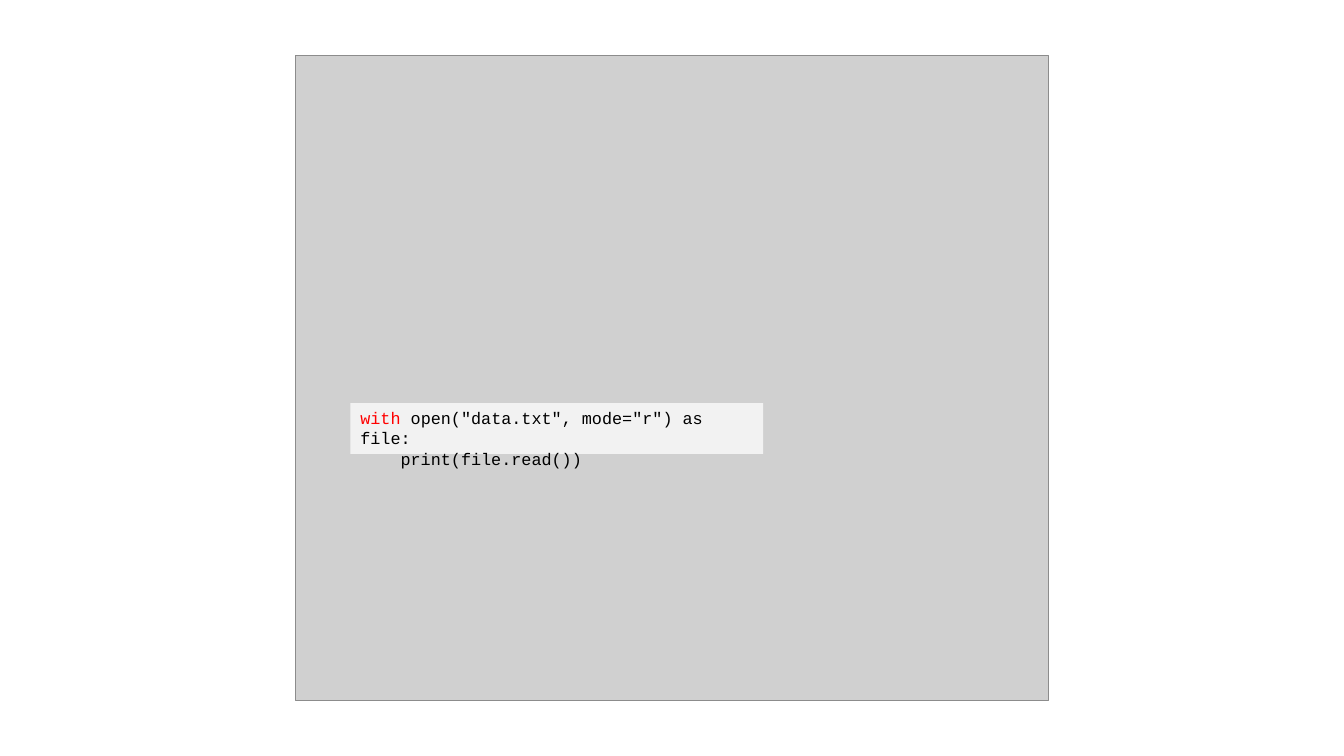
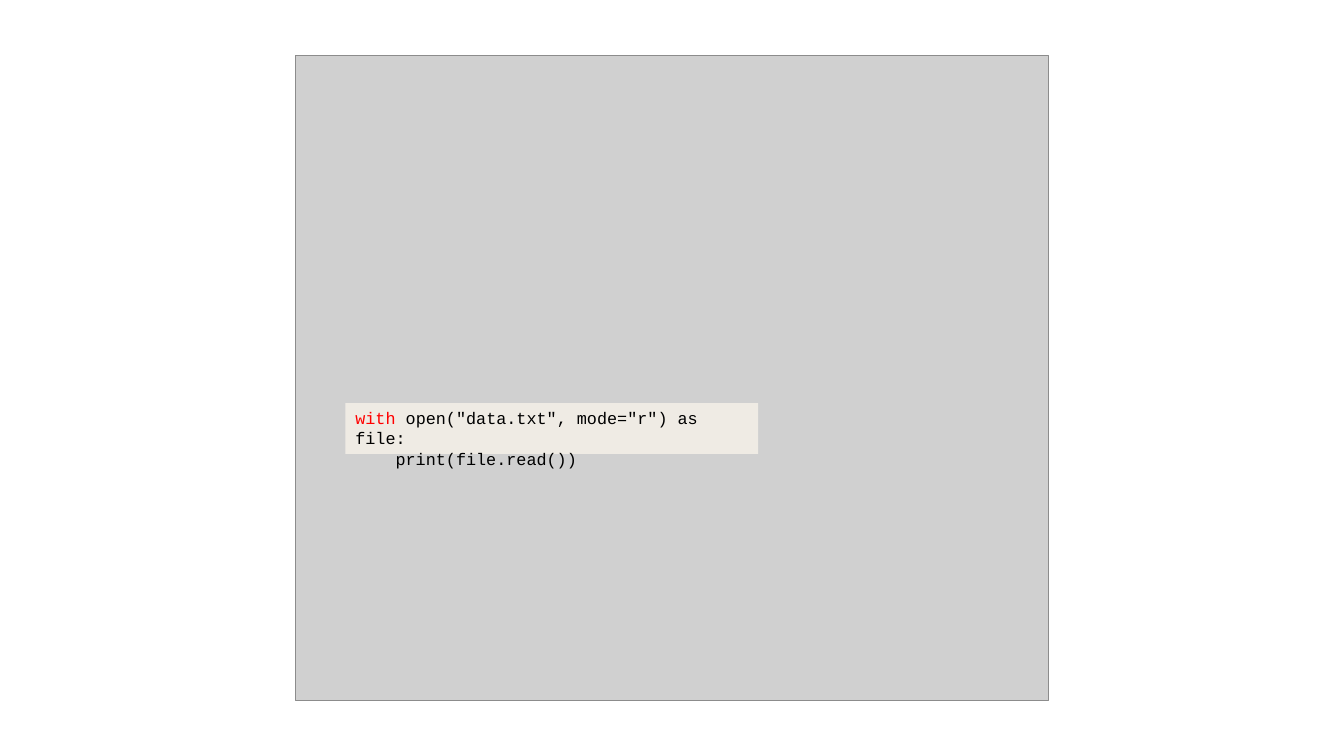
Before and after one commit to JNYH/DataCamp_Assessment, a slide deck: slide 2 of Data_Management.pptx. Drawn at 1344x756 pixels with LibreOffice and Linux fonts; fonts in the diff are those of the drawing; grey boxes stand for pictures. Boxes give left, top, right and bottom in pixels: in the first picture for what was removed or moved away, otherwise in the second. Text is boxed around its words. In the diff, an @@ line names an element or a change of style, - is before the commit and + after.

Commit message:
DataCamp assessment questions

```diff
--- a/Data_Management.pptx
+++ b/Data_Management.pptx
@@ rectangle "with open("data.txt", mode="r") as file:": place and size @@
-rectangle "with open("data.txt", mode="r") as file:" at (351,403,764,454)
+rectangle "with open("data.txt", mode="r") as file:" at (346,403,759,454)
@@ rectangle "with open("data.txt", mode="r") as file:" at (346,403,759,454): fill #F2F2F2 to #EFEBE4 @@
```
Also in this commit, not shown: 27 other slides changed, 7 slides added, 1 slide removed.
